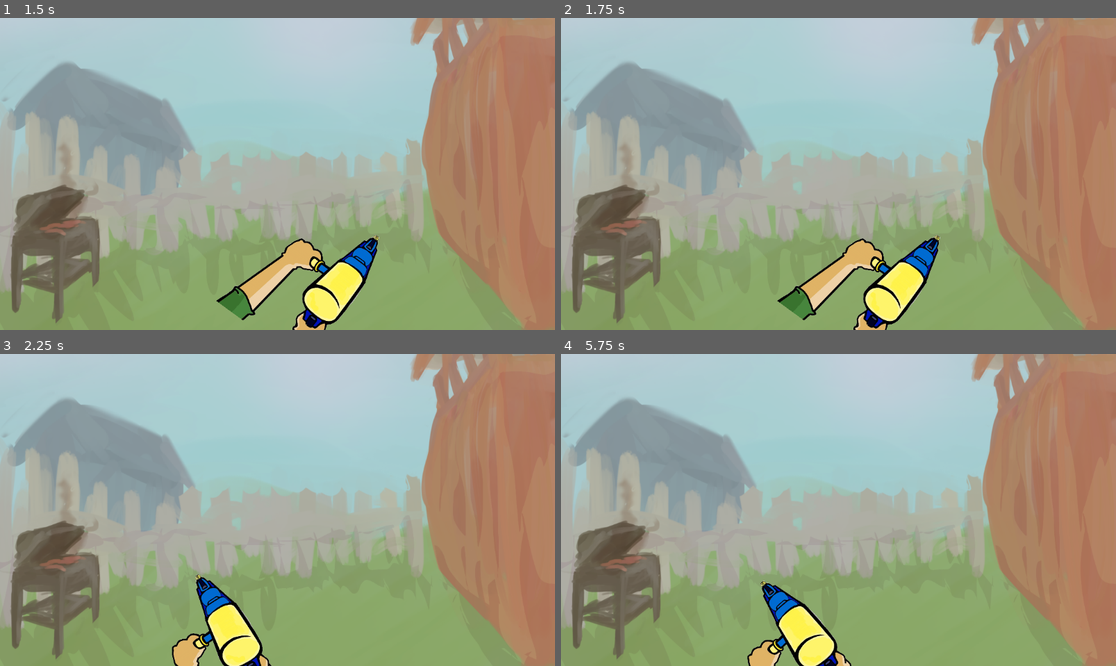
Above: before the commit, frames 1-4 (two rows, left to right).
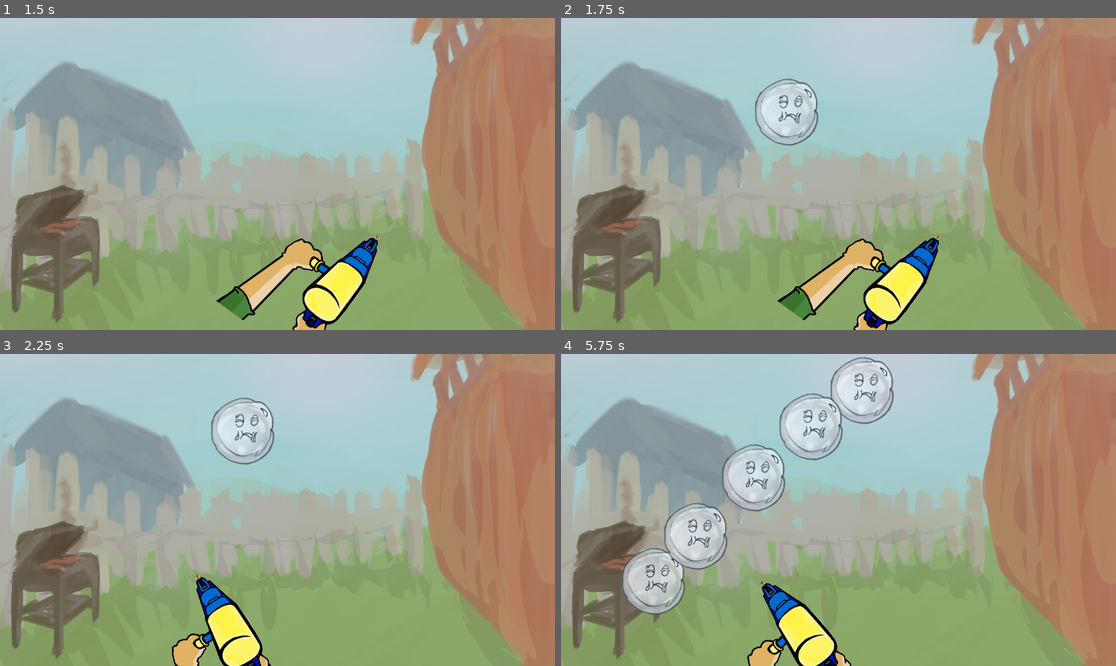
Above: after the commit, the same moments.

Repository: Rupuu/Plyok
Game: Godot game, scene res://scenes/main-menu.tscn
The game is run twice, just before and just after one commit, with the same random seed, the same clock (stepped at 60 frames per second) and the same inputs.
Inputs (mouse positions are in pixels of both pictures, inside the frame that each line leads up to):
- Up to frame 1 (1.5 s): click "StartGame" at 0.5 s; tap Enter at 1.25 s; move the mouse to (399, 158) at 1.27 s; click (399, 158) at 1.42 s
- Up to frame 2 (1.75 s): no input
- Up to frame 3 (2.25 s): move the mouse to (166, 525) at 2.02 s; click (166, 525) at 2.17 s
- Up to frame 4 (5.75 s): move the mouse to (894, 441) at 2.77 s; click (894, 441) at 2.92 s; move the mouse to (810, 572) at 3.52 s; click (810, 572) at 3.67 s; move the mouse to (1005, 556) at 4.27 s; click (1005, 556) at 4.42 s; move the mouse to (672, 463) at 5.02 s; click (672, 463) at 5.17 s

Frame 1 is identical in both runs. In frame 2, 1.6% of the frame differs, in the area x 34-47%, y 19-41%; in frame 3, 1.5%; in frame 4, 7.8%, in the area x 11-60%, y 0-84%.

Commit message:
bubble feature done

Diff:
--- /dev/null
+++ b/scenes/bubble.tscn
@@ -0,0 +1,117 @@
+[gd_scene load_steps=17 format=3 uid="uid://bxpmg0gsukuib"]
+
+[ext_resource type="Script" path="res://scripts/bubble.gd" id="1_inmyy"]
+[ext_resource type="Texture2D" uid="uid://by8la7d3w6n26" path="res://assets/sprites/Bubble_man_transparent.png" id="2_6n6q7"]
+[ext_resource type="Texture2D" uid="uid://fyu2ydyjp5lu" path="res://assets/sprites/sBubble_man_transparent_strip10.png" id="3_qrpii"]
+
+[sub_resource type="AtlasTexture" id="AtlasTexture_4dvf2"]
+atlas = ExtResource("2_6n6q7")
+region = Rect2(0, 0, 424, 400)
+
+[sub_resource type="AtlasTexture" id="AtlasTexture_t6t58"]
+atlas = ExtResource("3_qrpii")
+region = Rect2(0, 0, 424, 400)
+
+[sub_resource type="AtlasTexture" id="AtlasTexture_2mtno"]
+atlas = ExtResource("3_qrpii")
+region = Rect2(424, 0, 424, 400)
+
+[sub_resource type="AtlasTexture" id="AtlasTexture_uct1t"]
+atlas = ExtResource("3_qrpii")
+region = Rect2(848, 0, 424, 400)
+
+[sub_resource type="AtlasTexture" id="AtlasTexture_mcj7s"]
+atlas = ExtResource("3_qrpii")
+region = Rect2(1272, 0, 424, 400)
+
+[sub_resource type="AtlasTexture" id="AtlasTexture_047et"]
+atlas = ExtResource("3_qrpii")
+region = Rect2(1696, 0, 424, 400)
+
+[sub_resource type="AtlasTexture" id="AtlasTexture_cn3am"]
+atlas = ExtResource("3_qrpii")
+region = Rect2(2120, 0, 424, 400)
+
+[sub_resource type="AtlasTexture" id="AtlasTexture_murmn"]
+atlas = ExtResource("3_qrpii")
+region = Rect2(2544, 0, 424, 400)
+
+[sub_resource type="AtlasTexture" id="AtlasTexture_8o7er"]
+atlas = ExtResource("3_qrpii")
+region = Rect2(2968, 0, 424, 400)
+
+[sub_resource type="AtlasTexture" id="AtlasTexture_q3g0q"]
+atlas = ExtResource("3_qrpii")
+region = Rect2(3392, 0, 424, 400)
+
+[sub_resource type="AtlasTexture" id="AtlasTexture_xiyof"]
+atlas = ExtResource("3_qrpii")
+region = Rect2(3816, 0, 424, 400)
+
+[sub_resource type="SpriteFrames" id="SpriteFrames_t3gr1"]
+animations = [{
+"frames": [{
+"duration": 1.0,
+"texture": SubResource("AtlasTexture_4dvf2")
+}],
+"loop": true,
+"name": &"idle",
+"speed": 20.0
+}, {
+"frames": [{
+"duration": 1.0,
+"texture": SubResource("AtlasTexture_t6t58")
+}, {
+"duration": 1.0,
+"texture": SubResource("AtlasTexture_2mtno")
+}, {
+"duration": 1.0,
+"texture": SubResource("AtlasTexture_uct1t")
+}, {
+"duration": 1.0,
+"texture": SubResource("AtlasTexture_mcj7s")
+}, {
+"duration": 1.0,
+"texture": SubResource("AtlasTexture_047et")
+}, {
+"duration": 1.0,
+"texture": SubResource("AtlasTexture_cn3am")
+}, {
+"duration": 1.0,
+"texture": SubResource("AtlasTexture_murmn")
+}, {
+"duration": 1.0,
+"texture": SubResource("AtlasTexture_8o7er")
+}, {
+"duration": 1.0,
+"texture": SubResource("AtlasTexture_q3g0q")
+}, {
+"duration": 1.0,
+"texture": SubResource("AtlasTexture_xiyof")
+}],
+"loop": false,
+"name": &"pop",
+"speed": 20.0
+}]
+
+[sub_resource type="CircleShape2D" id="CircleShape2D_dm2nv"]
+radius = 63.0079
+
+[node name="Bubble" type="CharacterBody2D"]
+input_pickable = true
+script = ExtResource("1_inmyy")
+
+[node name="AnimatedSprite2D" type="AnimatedSprite2D" parent="."]
+position = Vector2(2.155, -10.75)
+scale = Vector2(0.56875, 0.56875)
+sprite_frames = SubResource("SpriteFrames_t3gr1")
+animation = &"pop"
+autoplay = "idle"
+frame = 9
+frame_progress = 1.0
+
+[node name="CollisionShape2D" type="CollisionShape2D" parent="."]
+position = Vector2(-1, -15)
+shape = SubResource("CircleShape2D_dm2nv")
+
+[connection signal="input_event" from="." to="." method="_on_input_event"]
--- /dev/null
+++ b/scenes/enemy_spawn_point.tscn
@@ -0,0 +1,12 @@
+[gd_scene load_steps=2 format=3 uid="uid://i6lmgx67otxi"]
+
+[ext_resource type="Script" path="res://scripts/enemy_spawn_point.gd" id="1_dc54b"]
+
+[node name="EnemySpawnPoint" type="Marker2D"]
+position = Vector2(36, -28)
+script = ExtResource("1_dc54b")
+
+[node name="Timer" type="Timer" parent="."]
+autostart = true
+
+[connection signal="timeout" from="Timer" to="." method="_on_timer_timeout"]
--- a/scenes/level1.tscn
+++ b/scenes/level1.tscn
@@ -1,9 +1,18 @@
-[gd_scene load_steps=3 format=3 uid="uid://daw4ywrht0gt4"]
+[gd_scene load_steps=7 format=3 uid="uid://c86ya51tgc5pe"]
 
+[ext_resource type="Script" path="res://scripts/level_1.gd" id="1_0i67u"]
 [ext_resource type="PackedScene" uid="uid://dlyxvs2hkjynk" path="res://scenes/water_gun.tscn" id="1_5wikp"]
-[ext_resource type="Texture2D" uid="uid://c4rmj3w7o06g4" path="res://assets/Illustration.png" id="1_o6hvo"]
+[ext_resource type="Texture2D" uid="uid://c4rmj3w7o06g4" path="res://assets/sprites/Illustration.png" id="1_o6hvo"]
+[ext_resource type="PackedScene" uid="uid://i6lmgx67otxi" path="res://scenes/enemy_spawn_point.tscn" id="4_ijg0v"]
+
+[sub_resource type="RectangleShape2D" id="RectangleShape2D_5gqfj"]
+size = Vector2(15.0618, 652.631)
+
+[sub_resource type="RectangleShape2D" id="RectangleShape2D_jr66a"]
+size = Vector2(1164.5, 20)
 
 [node name="Level1" type="Node2D"]
+script = ExtResource("1_0i67u")
 
 [node name="Illustration" type="Sprite2D" parent="."]
 position = Vector2(18, -53.75)
@@ -14,3 +23,24 @@
 position = Vector2(12, 78)
 
 [node name="Camera2D" type="Camera2D" parent="."]
+
+[node name="Walls" type="StaticBody2D" parent="."]
+
+[node name="Left" type="CollisionShape2D" parent="Walls"]
+position = Vector2(-569, 8)
+shape = SubResource("RectangleShape2D_5gqfj")
+
+[node name="Right" type="CollisionShape2D" parent="Walls"]
+position = Vector2(585, 0)
+shape = SubResource("RectangleShape2D_5gqfj")
+
+[node name="Top" type="CollisionShape2D" parent="Walls"]
+position = Vector2(8.75, -331)
+shape = SubResource("RectangleShape2D_jr66a")
+
+[node name="Bottom" type="CollisionShape2D" parent="Walls"]
+position = Vector2(15, 329)
+shape = SubResource("RectangleShape2D_jr66a")
+
+[node name="EnemySpawnPoint" parent="." instance=ExtResource("4_ijg0v")]
+position = Vector2(-117, -101)
--- a/scenes/water_gun.tscn
+++ b/scenes/water_gun.tscn
@@ -1,8 +1,8 @@
 [gd_scene load_steps=25 format=3 uid="uid://dlyxvs2hkjynk"]
 
 [ext_resource type="Script" path="res://scripts/water_gun.gd" id="1_60lgm"]
-[ext_resource type="Texture2D" uid="uid://bd60dw3gi8x7o" path="res://assets/Main_gun_useable_size.png" id="1_so2hy"]
-[ext_resource type="Texture2D" uid="uid://dm43flivcrrvo" path="res://assets/Reload_strip_strip20.png" id="2_dgkqm"]
+[ext_resource type="Texture2D" uid="uid://bd60dw3gi8x7o" path="res://assets/sprites/Main_gun_useable_size.png" id="1_so2hy"]
+[ext_resource type="Texture2D" uid="uid://dm43flivcrrvo" path="res://assets/sprites/Reload_strip_strip20.png" id="2_dgkqm"]
 
 [sub_resource type="AtlasTexture" id="AtlasTexture_kgj6o"]
 atlas = ExtResource("2_dgkqm")
--- /dev/null
+++ b/scripts/bubble.gd
@@ -0,0 +1,30 @@
+extends CharacterBody2D
+
+class_name BubbleEnemy
+
+const SPEED = 100
+
+var dead: bool = false
+var got_hit: bool = false
+
+func _ready():
+	velocity = Vector2(100,-100).normalized() * SPEED
+
+func _physics_process(delta):
+	var collision = move_and_collide(velocity * delta)
+	if collision:
+		#!!!!😱!!!! add change in srpite direction here.
+		velocity = velocity.bounce(collision.get_normal())
+
+@onready var animation_player = $AnimatedSprite2D
+
+# Handle input events (e.g., mouse clicks)
+func _on_input_event(viewport: Node, event: InputEvent, shape_idx: int):
+	if event is InputEventMouseButton and event.pressed and event.button_index == MOUSE_BUTTON_LEFT:
+		trigger_death()
+
+# Play the death animation and queue the node for removal
+func trigger_death():
+	animation_player.play("pop")
+	await animation_player.animation_finished # Wait for the animation to finish
+	queue_free() # Remove the bubble after the animation
--- /dev/null
+++ b/scripts/enemy_spawn_point.gd
@@ -0,0 +1,14 @@
+extends Marker2D
+
+@onready var enemy_scene = preload("res://scenes/bubble.tscn")
+
+#will use to implement how much enemies and when to stop spawning them
+#may be more appropriate in the level script
+var starting_nodes: int
+var current_nodes: int
+
+
+func _on_timer_timeout():
+	var enemy = enemy_scene.instantiate()
+	enemy.position = position
+	get_parent().add_child(enemy)
--- /dev/null
+++ b/scripts/level_1.gd
@@ -0,0 +1,11 @@
+extends Node2D
+
+
+# Called when the node enters the scene tree for the first time.
+func _ready() -> void:
+	pass # Replace with function body.
+
+
+# Called every frame. 'delta' is the elapsed time since the previous frame.
+func _process(delta: float) -> void:
+	pass
Binary file added: assets/sprites/Bubble_man_transparent.png
Not shown, changed: assets/sprites/Bubble_man_transparent.png.import
Renamed: assets/Illustration.png -> assets/sprites/Illustration.png
Not shown, added: assets/sprites/Illustration.png.import
Renamed: assets/Main_gun_useable_size.png -> assets/sprites/Main_gun_useable_size.png
Not shown, changed: assets/sprites/Main_gun_useable_size.png.import
Renamed: assets/Reload_strip_strip20.png -> assets/sprites/Reload_strip_strip20.png
Not shown, changed: assets/sprites/Reload_strip_strip20.png.import
Binary file added: assets/sprites/sBubble_man_transparent_strip10.png
Not shown, added: assets/sprites/sBubble_man_transparent_strip10.png.import
Not shown, changed: assets/.DS_Store
